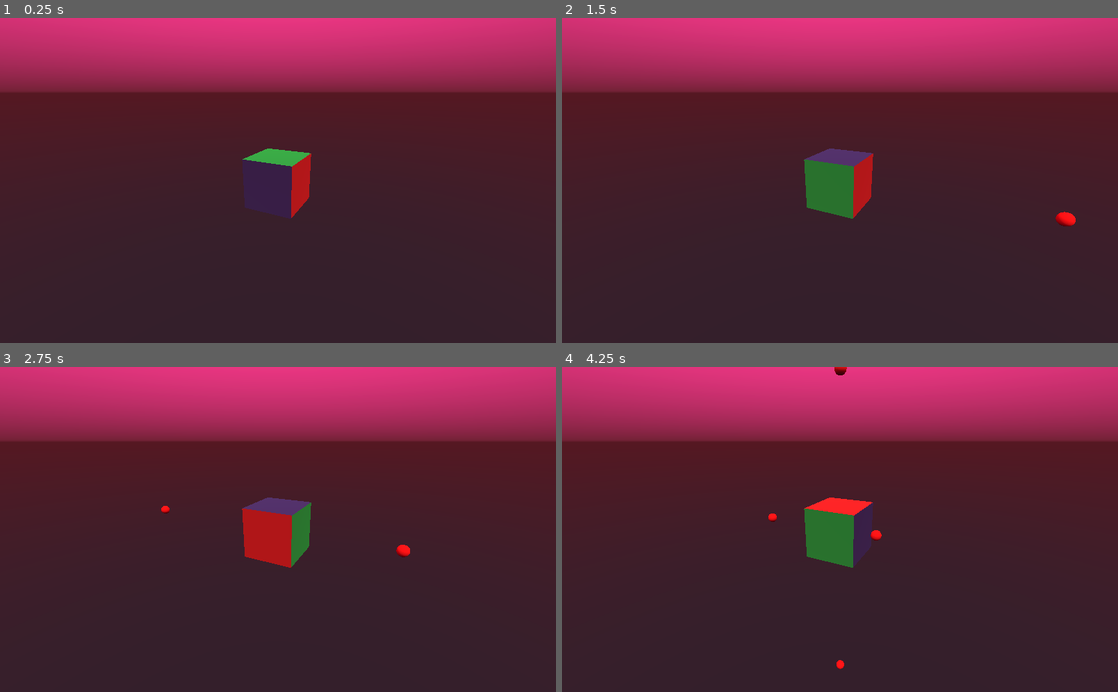
Above: before the commit, frames 1-4 (two rows, left to right).
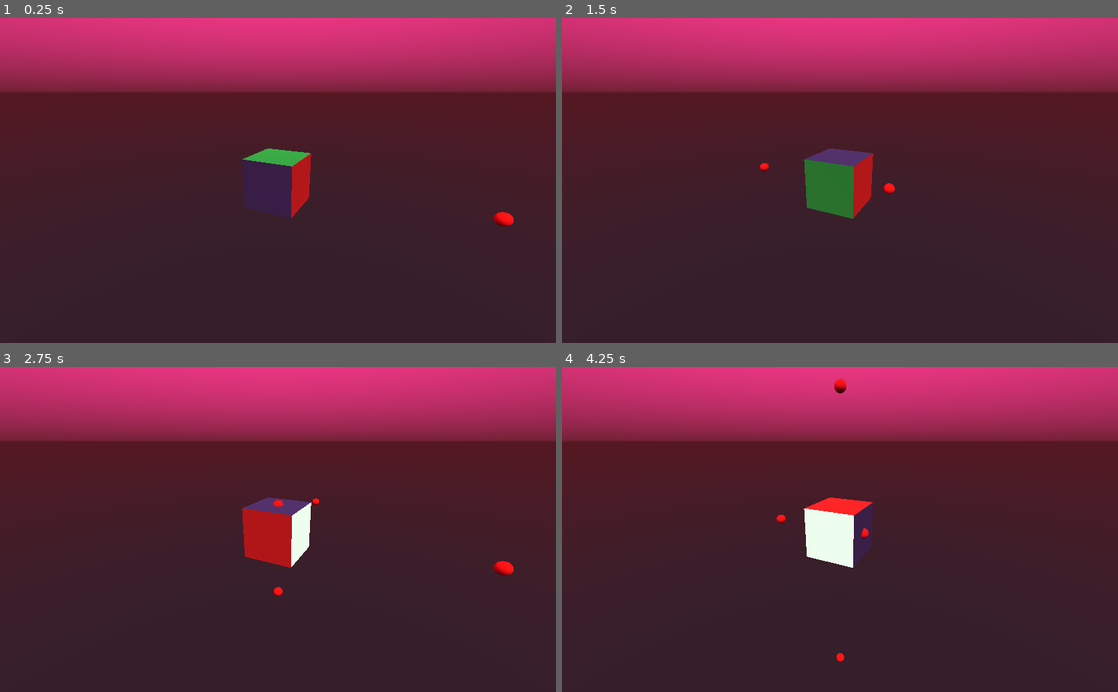
Above: after the commit, the same moments.

Repository: ajweeks/droplet_jam_01
Game: Godot game, scene res://scenes/main_scene.tscn
Two runs of this game, one before a commit and one after it. Both use one fixed random seed, a clock stepped at 60 frames per second and the inputs below.
Inputs:
- Up to frame 1 (0.25 s): no input
- Up to frame 2 (1.5 s): hold S (rotate_x_neg) 0.53-1.28 s; tap W (rotate_x_pos) at 0.8, 1.35 s
- Up to frame 3 (2.75 s): tap D (rotate_y_neg) at 1.55 s; hold D (rotate_y_neg) from 2.03 s (still down); tap A (rotate_y_pos) at 2.3 s
- Up to frame 4 (4.25 s): release D (rotate_y_neg) at 2.78 s; tap A (rotate_y_pos) at 2.85 s; tap E (rotate_z_neg) at 3.05 s; hold E (rotate_z_neg) from 3.53 s (still down); tap Q (rotate_z_pos) at 3.8 s

The runs differ from the first frame. In frame 1, 0.1% of the frame differs, in the area x 88-93%, y 59-65%; in frame 2, 0.2%; in frame 3, 0.8%; in frame 4, 1.7%, in the area x 37-58%, y 0-93%.

Commit message:
Add collision detection handling

Diff:
--- a/project.godot
+++ b/project.godot
@@ -8,9 +8,20 @@
 
 config_version=4
 
-_global_script_classes=[  ]
+_global_script_classes=[ {
+"base": "RigidBody",
+"class": "cube_collider",
+"language": "GDScript",
+"path": "res://scripts/cube_collider.gd"
+}, {
+"base": "Spatial",
+"class": "main_game",
+"language": "GDScript",
+"path": "res://scripts/main_game.gd"
+} ]
 _global_script_class_icons={
-
+"cube_collider": "",
+"main_game": ""
 }
 
 [application]
@@ -104,6 +115,11 @@
  ]
 }
 
+[layer_names]
+
+3d_physics/layer_1="projectiles"
+3d_physics/layer_2="cube"
+
 [rendering]
 
 environment/default_environment="res://default_env.tres"
--- a/scenes/cube.tscn
+++ b/scenes/cube.tscn
@@ -1,47 +1,147 @@
-[gd_scene load_steps=6 format=2]
+[gd_scene load_steps=8 format=2]
 
 [ext_resource path="res://scripts/cube.gd" type="Script" id=1]
+[ext_resource path="res://scripts/cube_collider.gd" type="Script" id=2]
 
 [sub_resource type="QuadMesh" id=1]
 
 [sub_resource type="SpatialMaterial" id=2]
 albedo_color = Color( 0.713726, 0.137255, 0.137255, 1 )
+emission_enabled = true
+emission = Color( 1, 1, 1, 1 )
+emission_energy = 0.0
+emission_operator = 0
+emission_on_uv2 = false
 
-[sub_resource type="SpatialMaterial" id=3]
+[sub_resource type="BoxShape" id=3]
+extents = Vector3( 0.4, 0.15, 0.4 )
+
+[sub_resource type="SpatialMaterial" id=4]
 albedo_color = Color( 0.196078, 0.2, 0.443137, 1 )
 
-[sub_resource type="SpatialMaterial" id=4]
+[sub_resource type="SpatialMaterial" id=5]
 albedo_color = Color( 0.113725, 0.733333, 0.282353, 1 )
 
 [node name="Cube" type="Spatial"]
 script = ExtResource( 1 )
 
-[node name="plane_x_0" type="CSGMesh" parent="."]
+[node name="plane_x0" type="CSGMesh" parent="."]
 transform = Transform( -4.37114e-08, 0, 1, 0, 1, 0, -1, 0, -4.37114e-08, 0.5, 0, -4.37114e-08 )
 mesh = SubResource( 1 )
 material = SubResource( 2 )
 
-[node name="plane_x_1" type="CSGMesh" parent="."]
+[node name="plane_x0_rb" type="RigidBody" parent="plane_x0"]
+transform = Transform( 1, 0, 0, 0, 1, 0, 0, 0, 1, 0, 4.73656e-16, 0 )
+collision_layer = 2
+collision_mask = 3
+mode = 3
+gravity_scale = 0.0
+contacts_reported = 1
+contact_monitor = true
+can_sleep = false
+script = ExtResource( 2 )
+
+[node name="plane_x0_c" type="CollisionShape" parent="plane_x0/plane_x0_rb"]
+transform = Transform( 1, -4.37114e-08, 4.37114e-08, 4.37114e-08, -4.37114e-08, -1, 4.37114e-08, 1, -4.37114e-08, 0, 0, -0.15 )
+shape = SubResource( 3 )
+
+[node name="plane_x1" type="CSGMesh" parent="."]
 transform = Transform( 1.31134e-07, 0, -1, 0, 1, 0, 1, 0, 1.31134e-07, -0.5, 0, 4.37114e-08 )
 mesh = SubResource( 1 )
 material = SubResource( 2 )
 
+[node name="plane_x1_rb" type="RigidBody" parent="plane_x1"]
+collision_layer = 2
+mode = 3
+gravity_scale = 0.0
+contacts_reported = 1
+contact_monitor = true
+can_sleep = false
+script = ExtResource( 2 )
+index = 1
+
+[node name="plane_x1_c" type="CollisionShape" parent="plane_x1/plane_x1_rb"]
+transform = Transform( 1, -4.37114e-08, 4.37114e-08, 4.37114e-08, -4.37114e-08, -1, 4.37114e-08, 1, -4.37114e-08, 0, 0, -0.15 )
+shape = SubResource( 3 )
+
 [node name="plane_z_0" type="CSGMesh" parent="."]
 transform = Transform( 1, 0, 0, 0, 1, 0, 0, 0, 1, 0, 0, 0.5 )
 mesh = SubResource( 1 )
-material = SubResource( 3 )
+material = SubResource( 4 )
+
+[node name="plane_z0_rb" type="RigidBody" parent="plane_z_0"]
+transform = Transform( 1, 0, 1.06581e-14, 0, 1, 0, -1.06581e-14, 0, 1, 0, 4.73656e-16, -5.96046e-08 )
+collision_layer = 2
+mode = 3
+gravity_scale = 0.0
+contacts_reported = 1
+contact_monitor = true
+can_sleep = false
+script = ExtResource( 2 )
+axis = 2
+
+[node name="plane_z0_c" type="CollisionShape" parent="plane_z_0/plane_z0_rb"]
+transform = Transform( 1, -4.37114e-08, 4.37114e-08, 4.37114e-08, -4.37114e-08, -1, 4.37114e-08, 1, -4.37114e-08, 0, 0, -0.15 )
+shape = SubResource( 3 )
 
 [node name="plane_z_1" type="CSGMesh" parent="."]
 transform = Transform( -1, 0, -8.74228e-08, 0, 1, 0, 8.74228e-08, 0, -1, 0, 0, -0.5 )
 mesh = SubResource( 1 )
-material = SubResource( 3 )
+material = SubResource( 4 )
+
+[node name="plane_z1_rb" type="RigidBody" parent="plane_z_1"]
+transform = Transform( 1, 0, -1.84741e-13, 0, 1, 0, 1.84741e-13, 0, 1, 3.55271e-15, 0, -5.96046e-08 )
+collision_layer = 2
+mode = 3
+gravity_scale = 0.0
+contacts_reported = 1
+contact_monitor = true
+can_sleep = false
+script = ExtResource( 2 )
+axis = 2
+index = 1
+
+[node name="plane_z1_c" type="CollisionShape" parent="plane_z_1/plane_z1_rb"]
+transform = Transform( 1, -4.37114e-08, 4.37114e-08, 4.37114e-08, -4.37114e-08, -1, 4.37114e-08, 1, -4.37114e-08, 0, 0, -0.15 )
+shape = SubResource( 3 )
 
 [node name="plane_y_0" type="CSGMesh" parent="."]
 transform = Transform( 1, 0, 0, 0, -4.37114e-08, -1, 0, 1, -4.37114e-08, 0, -0.5, -2.18557e-08 )
 mesh = SubResource( 1 )
-material = SubResource( 4 )
+material = SubResource( 5 )
+
+[node name="plane_y0_rb" type="RigidBody" parent="plane_y_0"]
+transform = Transform( 1.91069e-15, 1, -4.37114e-08, -1, 1.91069e-15, 0, 0, 4.37114e-08, 1, -2.98023e-08, -2.18557e-08, 0 )
+collision_layer = 2
+mode = 3
+gravity_scale = 0.0
+contacts_reported = 1
+contact_monitor = true
+can_sleep = false
+script = ExtResource( 2 )
+axis = 1
+
+[node name="plane_y0_c" type="CollisionShape" parent="plane_y_0/plane_y0_rb"]
+transform = Transform( 1, -4.37114e-08, 4.37114e-08, 4.37114e-08, -4.37114e-08, -1, 4.37114e-08, 1, -4.37114e-08, 0, 0, -0.15 )
+shape = SubResource( 3 )
 
 [node name="plane_y_1" type="CSGMesh" parent="."]
 transform = Transform( -1, 0, -8.74228e-08, -8.74228e-08, -4.37114e-08, 1, -3.82137e-15, 1, 4.37114e-08, 0, 0.5, 2.18557e-08 )
 mesh = SubResource( 1 )
-material = SubResource( 4 )
+material = SubResource( 5 )
+
+[node name="plane_y1_rb" type="RigidBody" parent="plane_y_1"]
+transform = Transform( 1.33748e-14, -1, -1.31134e-07, 1, 1.91069e-15, 8.74226e-08, -8.74226e-08, -1.31134e-07, 1, -2.98023e-08, 2.18557e-08, 0 )
+collision_layer = 2
+mode = 3
+gravity_scale = 0.0
+contacts_reported = 1
+contact_monitor = true
+can_sleep = false
+script = ExtResource( 2 )
+axis = 1
+index = 1
+
+[node name="plane_y1_c" type="CollisionShape" parent="plane_y_1/plane_y1_rb"]
+transform = Transform( 1, -4.37114e-08, 4.37114e-08, 4.37114e-08, -4.37114e-08, -1, 4.37114e-08, 1, -4.37114e-08, 0, 0, -0.15 )
+shape = SubResource( 3 )
--- a/scenes/projectile.tscn
+++ b/scenes/projectile.tscn
@@ -7,9 +7,25 @@
 radius = 0.1
 height = 0.2
 
+[sub_resource type="SphereShape" id=2]
+radius = 0.1
+
 [node name="Projectile" type="Spatial"]
 script = ExtResource( 2 )
 
-[node name="CSGMesh" type="CSGMesh" parent="."]
+[node name="projectile_mesh" type="CSGMesh" parent="."]
 mesh = SubResource( 1 )
 material = ExtResource( 1 )
+
+[node name="projectile_rb" type="RigidBody" parent="."]
+collision_mask = 2
+mode = 3
+gravity_scale = 0.0
+contacts_reported = 1
+contact_monitor = true
+can_sleep = false
+
+[node name="projectile_shape" type="CollisionShape" parent="projectile_rb"]
+shape = SubResource( 2 )
+[connection signal="body_entered" from="projectile_rb" to="." method="_on_RigidBody_body_entered"]
+[connection signal="body_shape_entered" from="projectile_rb" to="." method="_on_RigidBody_body_shape_entered"]
--- a/scripts/cube.gd
+++ b/scripts/cube.gd
@@ -6,6 +6,46 @@
 var rotations_queue : Array
 
 var zero_rot_thresh = 0.1
+var fade_speed = 10.0
+
+func _ready():
+	for i in range(6):
+		var mesh = get_child(i) as CSGMesh
+		mesh.material_override = SpatialMaterial.new()
+		mesh.material_override.albedo_color = mesh.material.albedo_color
+		mesh.material_override.emission = Color.white
+		mesh.material_override.emission_enabled = true
+		mesh.material_override.emission_energy = 0.0
+
+func _process(delta):
+	transform.basis = Quat(transform.basis).slerp(target_rot, delta*rot_speed);
+
+	if at_zero():
+		snap_to_nearest_zero()
+
+		if not rotations_queue.empty():
+			target_rot = rotations_queue.pop_front() * transform.basis.get_rotation_quat();
+
+	for i in range(6):
+		var mesh := get_child(i) as CSGMesh
+		var mat := mesh.material_override as SpatialMaterial
+		if mat.emission_energy > 0.0:
+			mat.emission_energy = lerp(mat.emission_energy, 0.0, clamp(delta*fade_speed, 0.0, 1.0));
+
+
+func _input(event):
+	if event.is_action_pressed("rotate_x_pos"):
+		rotate(Vector3.RIGHT, -1.0);
+	if event.is_action_pressed("rotate_x_neg"):
+		rotate(Vector3.RIGHT, 1.0);
+	if event.is_action_pressed("rotate_y_pos"):
+		rotate(Vector3.UP, -1.0);
+	if event.is_action_pressed("rotate_y_neg"):
+		rotate(Vector3.UP, 1.0);
+	if event.is_action_pressed("rotate_z_pos"):
+		rotate(Vector3.FORWARD, -1.0);
+	if event.is_action_pressed("rotate_z_neg"):
+		rotate(Vector3.FORWARD, 1.0);
 
 func at_zero():
 	var axis_rotations : Vector3 = transform.basis.get_euler()
@@ -43,15 +83,6 @@
 
 	transform.basis = Quat(new_euler_angles)
 
-func _process(delta):
-	transform.basis = Quat(transform.basis).slerp(target_rot, delta*rot_speed);
-
-	if at_zero():
-		snap_to_nearest_zero()
-
-		if not rotations_queue.empty():
-			target_rot = rotations_queue.pop_front() * transform.basis.get_rotation_quat();
-
 func rotate(axis: Vector3, amount: float):
 	var delta_rot = Quat(axis, amount * (PI/2.0))
 	if at_zero() and rotations_queue.empty():
@@ -59,16 +90,7 @@
 	else:
 		rotations_queue.push_back(delta_rot)
 
-func _input(event):
-	if event.is_action_pressed("rotate_x_pos"):
-		rotate(Vector3.RIGHT, -1.0);
-	if event.is_action_pressed("rotate_x_neg"):
-		rotate(Vector3.RIGHT, 1.0);
-	if event.is_action_pressed("rotate_y_pos"):
-		rotate(Vector3.UP, -1.0);
-	if event.is_action_pressed("rotate_y_neg"):
-		rotate(Vector3.UP, 1.0);
-	if event.is_action_pressed("rotate_z_pos"):
-		rotate(Vector3.FORWARD, -1.0);
-	if event.is_action_pressed("rotate_z_neg"):
-		rotate(Vector3.FORWARD, 1.0);
+func lightFace(axis: int, index: int):
+	var mesh := get_child(axis * 2 + index) as CSGMesh
+	var mat := mesh.material_override as SpatialMaterial
+	mat.emission_energy = 1.0
--- /dev/null
+++ b/scripts/cube_collider.gd
@@ -0,0 +1,6 @@
+extends RigidBody
+
+class_name cube_collider
+
+export var axis: int
+export var index: int
--- a/scripts/main_game.gd
+++ b/scripts/main_game.gd
@@ -1,10 +1,14 @@
 extends Spatial
+
+class_name main_game
 
 onready var cube = load("res://scenes/cube.tscn")
 onready var projectile = load("res://scenes/projectile.tscn")
 
+var cube_inst
+
 var spawn_dist := 4.0
-var time_since_spawn := 0.0
+var time_since_spawn := 99.0
 var spawn_dir := 0
 
 var projectiles : Array
@@ -15,9 +19,10 @@
 var center := Vector3.ZERO;
 
 func _ready():
-	add_child(cube.instance());
+	cube_inst = cube.instance()
+	add_child(cube_inst);
 
-	resize_projectiles_array(30)
+	resize_projectiles_array(15)
 
 	spawn_dirs.append(Vector3.RIGHT)
 	spawn_dirs.append(-Vector3.RIGHT)
@@ -28,18 +33,22 @@
 func resize_projectiles_array(new_size: int):
 	print("Resizing projectiles array to " + str(new_size))
 	var old_size = projectiles.size()
+	projectiles.resize(new_size)
+	projectiles_used.resize(new_size)
 	assert(new_size > old_size)
 	for i in range(old_size, new_size):
 		var new_projectile = projectile.instance()
-		new_projectile.transform.origin = Vector3.INF
-		projectiles.append(new_projectile)
-		projectiles_used.append(false)
+		new_projectile.transform.origin = Vector3(9999,9999,9999)
+		add_child(new_projectile)
+		projectiles[i] = new_projectile
+		projectiles_used[i] = false
 
 func next_projectile_index():
 	for i in range(projectiles_used.size()):
 		if !projectiles_used[i]:
 			return i;
-	resize_projectiles_array(int(projectiles.size() * 1.5))
+	resize_projectiles_array(ceil(projectiles.size() * 1.5))
+	return next_projectile_index()
 
 func next_projectile():
 	var next_index = next_projectile_index()
@@ -49,14 +58,17 @@
 func _process(delta):
 	time_since_spawn += delta
 
-	if time_since_spawn > 1.0:
+	if time_since_spawn > 0.5:
 		time_since_spawn = 0.0
 		var new_projectile = next_projectile()
 		new_projectile.transform.origin = spawn_dirs[spawn_dir] * spawn_dist
 		spawn_dir = (spawn_dir + 1) % spawn_dirs.size()
-		add_child(new_projectile)
 
 	for i in range(projectiles.size()):
 		if projectiles[i].transform.origin.distance_squared_to(center) < 0.1:
-			projectiles[i].transform.origin = Vector3.INF
+			projectiles[i].transform.origin = Vector3(9999,9999,9999)
 			projectiles_used[i] = false
+
+func onProjectileHit(projectile, axis: int, index: int):
+	print("projectile hit axis " + str(axis) + " and index " + str(index))
+	cube_inst.lightFace(axis, index)
--- a/scripts/projectile.gd
+++ b/scripts/projectile.gd
@@ -1,8 +1,14 @@
 extends Spatial
 
-var move_speed := 1.0
+var move_speed := 2.0
+
+onready var game := get_tree().get_current_scene() as main_game
 
 func _process(delta):
 	var center = Vector3.ZERO;
 	var centerVec = center - transform.origin;
 	transform = transform.translated(centerVec.normalized() * (delta * move_speed));
+
+func _on_RigidBody_body_entered(body):
+	var cube := body as cube_collider
+	game.onProjectileHit(self, cube.axis, cube.index)
Not shown: 1 places in scenes/projectile.tscn that only renumber resources
Not shown, changed: .gitattributes
